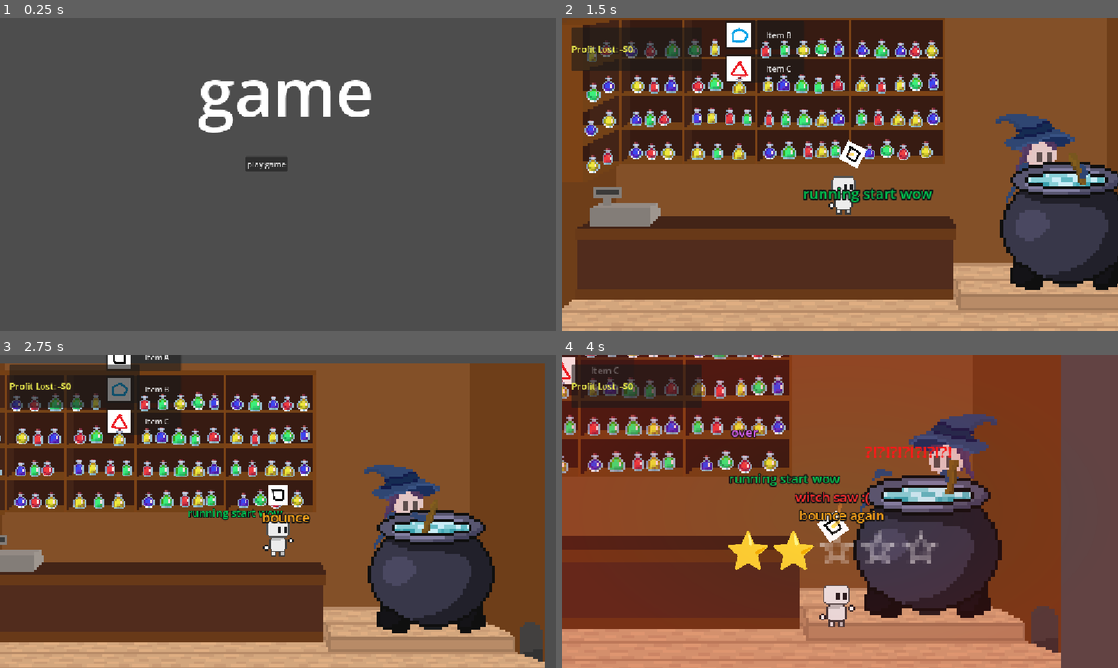
Above: before the commit, frames 1-4 (two rows, left to right).
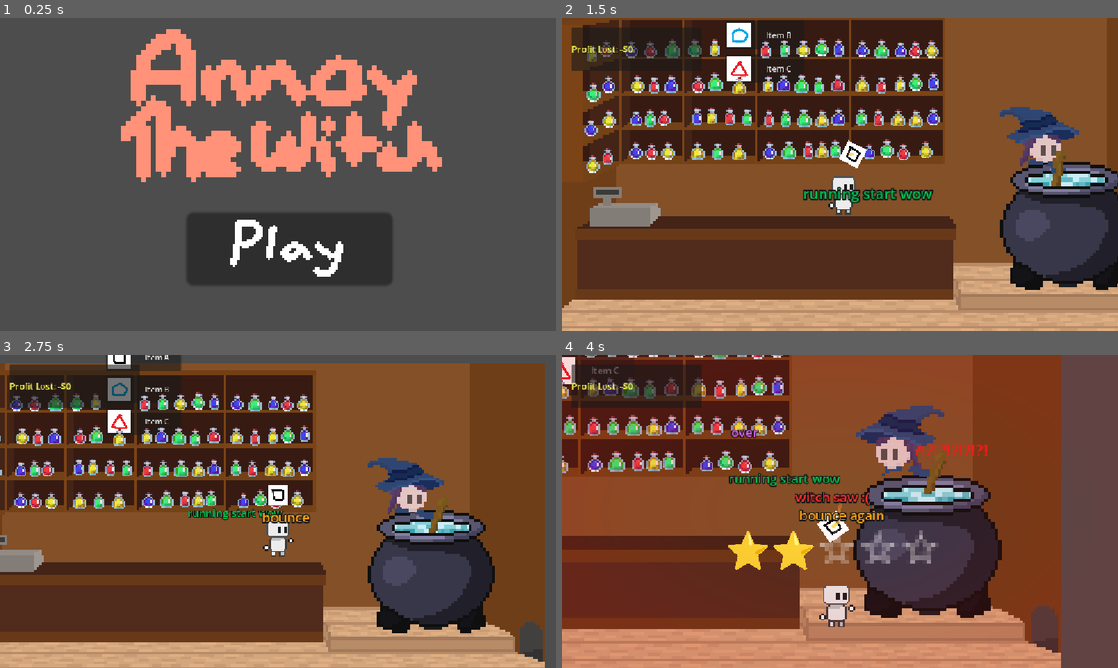
Above: after the commit, the same moments.

Repository: AntAntL/Jame-Gam-Oct2026_RAH
Game: Godot game, scene res://mainmenu.tscn
Two runs of this game, one before a commit and one after it. Both use one fixed random seed, a clock stepped at 60 frames per second and the inputs below. The engine's default icon, where the game draws it, is replaced by a stand-in: a white triangle on a blue panel in a dark square.
Inputs (mouse positions are in pixels of both pictures, inside the frame that each line leads up to; where the layout moved, square brackets give the same spot in the first picture):
- Up to frame 1 (0.25 s): no input
- Up to frame 2 (1.5 s): click (851, 249) [828, 165] at 0.5 s; tap Enter at 1.25 s; move the mouse to (962, 158) at 1.27 s; hold D (right) from 1.28 s (still down); tap F (throw) at 1.35 s; click (962, 158) at 1.42 s
- Up to frame 3 (2.75 s): tap W (jump) at 1.52, 1.82 s; release D (right) at 2 s; drag from (294, 508) to (439, 542) at 2.02 s
- Up to frame 4 (4 s): move the mouse to (895, 442) at 2.77 s; hold D (right) 2.78-3.5 s; tap F (throw) at 2.85 s; drag from (812, 574) to (673, 464) at 3.52 s

The runs differ from the first frame. In frame 1, 21% of the frame differs, in the area x 21-80%, y 3-86%; in frame 2, 1.6%; in frame 3, 1.4%; in frame 4, 3.6%.

Commit message:
Title Screen Change+Bug Fixes
-Witch misalignment
-Mixing misalignment
-Menu screen changes

Diff:
--- a/mainmenu.tscn
+++ b/mainmenu.tscn
@@ -1,6 +1,8 @@
 [gd_scene format=3 uid="uid://bk5veg4ru1mah"]
 
 [ext_resource type="Script" uid="uid://mcnf7eu76vh8" path="res://mainmenubutton.gd" id="1_cmhrf"]
+[ext_resource type="Texture2D" uid="uid://c1w8m1k6aqfir" path="res://Objects/Title+OtherUI/TitleScreen.png" id="2_wgsso"]
+[ext_resource type="Texture2D" uid="uid://dlt8enp8uf3jw" path="res://Objects/Title+OtherUI/PlayButton.png" id="3_igs2m"]
 
 [node name="Control" type="Control" unique_id=905747437]
 layout_mode = 3
@@ -10,22 +12,25 @@
 grow_horizontal = 2
 grow_vertical = 2
 
-[node name="Label" type="Label" parent="." unique_id=1675082349]
-layout_mode = 0
-offset_left = 410.0
-offset_top = 57.0
-offset_right = 775.0
-offset_bottom = 245.0
-theme_override_font_sizes/font_size = 137
-text = "game"
-
 [node name="Button" type="Button" parent="." unique_id=1936500792]
 layout_mode = 0
-offset_left = 508.0
-offset_top = 287.0
-offset_right = 596.0
-offset_bottom = 318.0
-text = "play game"
+offset_left = 386.0
+offset_top = 403.1384
+offset_right = 474.0
+offset_bottom = 434.1384
+scale = Vector2(4.8634543, 4.879134)
+text = "
+"
 script = ExtResource("1_cmhrf")
 
+[node name="TitleScreen" type="Sprite2D" parent="." unique_id=94670793]
+position = Vector2(582.8274, 171.00003)
+scale = Vector2(10.388118, 10.577885)
+texture = ExtResource("2_wgsso")
+
+[node name="PlayButton" type="Sprite2D" parent="." unique_id=2087041033]
+position = Vector2(599.00006, 472)
+scale = Vector2(4.863457, 4.879137)
+texture = ExtResource("3_igs2m")
+
 [connection signal="button_down" from="Button" to="Button" method="_on_button_down"]
--- a/witch.gd
+++ b/witch.gd
@@ -3,6 +3,7 @@
 @onready var sprite: Sprite2D = $Sprite2D
 @onready var timer: Timer = $Timer
 @onready var area: Area2D = $Area2D
+@onready var ap: AnimationPlayer = $MixingAnimation/AnimationPlayer
 
 var alert_label: Label
 var witch_looking: bool = false
@@ -23,6 +24,7 @@
 	alert_label.add_theme_font_size_override("font_size", 30)
 	alert_label.modulate = Color(1.0, 0.15, 0.15, 1.0)
 	add_child(alert_label)
+	ap.play("Mixing")
 
 func _physics_process(delta: float) -> void:
 	if game_over_triggered:
--- a/witch.tscn
+++ b/witch.tscn
@@ -1,7 +1,7 @@
 [gd_scene format=3 uid="uid://ujbbpqxivfeb"]
 
 [ext_resource type="Script" uid="uid://dgf7abhetk2k8" path="res://witch.gd" id="1_08n5d"]
-[ext_resource type="Texture2D" uid="uid://cdduchnicx2e0" path="res://Objects/Sprites/World/Unorganized/Witchhead.png" id="2_08n5d"]
+[ext_resource type="Texture2D" uid="uid://bwx6hu2j4vr2g" path="res://Objects/Sprites/World/Unorganized/WitchheadFix.png" id="2_tv1uk"]
 [ext_resource type="Texture2D" uid="uid://bs4uw4pnl4p7u" path="res://Objects/Sprites/World/Unorganized/WitchBrewAnimation.png" id="3_bv18x"]
 [ext_resource type="Texture2D" uid="uid://byve1jo4by4gr" path="res://Objects/Sprites/World/Unorganized/WitchBody.png" id="4_tv1uk"]
 
@@ -41,35 +41,114 @@
 "speed": 5.0
 }]
 
+[sub_resource type="Animation" id="Animation_tv1uk"]
+resource_name = "Mixing"
+length = 1.7
+loop_mode = 1
+tracks/0/type = "value"
+tracks/0/imported = false
+tracks/0/enabled = true
+tracks/0/path = NodePath(".:frame")
+tracks/0/interp = 1
+tracks/0/loop_wrap = true
+tracks/0/keys = {
+"times": PackedFloat32Array(0, 0.42, 0.8333333, 1.27),
+"transitions": PackedFloat32Array(1, 1, 1, 1),
+"update": 1,
+"values": [0, 1, 2, 3]
+}
+tracks/1/type = "value"
+tracks/1/imported = false
+tracks/1/enabled = true
+tracks/1/path = NodePath(".:position")
+tracks/1/interp = 1
+tracks/1/loop_wrap = true
+tracks/1/keys = {
+"times": PackedFloat32Array(0, 0.8333333),
+"transitions": PackedFloat32Array(1, 1),
+"update": 1,
+"values": [Vector2(33, 49), Vector2(-50, 49)]
+}
+
+[sub_resource type="Animation" id="Animation_10cfa"]
+length = 0.001
+tracks/0/type = "value"
+tracks/0/imported = false
+tracks/0/enabled = true
+tracks/0/path = NodePath(".:frame")
+tracks/0/interp = 1
+tracks/0/loop_wrap = true
+tracks/0/keys = {
+"times": PackedFloat32Array(0),
+"transitions": PackedFloat32Array(1),
+"update": 1,
+"values": [1]
+}
+tracks/1/type = "value"
+tracks/1/imported = false
+tracks/1/enabled = true
+tracks/1/path = NodePath(".:position")
+tracks/1/interp = 1
+tracks/1/loop_wrap = true
+tracks/1/keys = {
+"times": PackedFloat32Array(0),
+"transitions": PackedFloat32Array(1),
+"update": 0,
+"values": [Vector2(33, 49)]
+}
+
+[sub_resource type="AnimationLibrary" id="AnimationLibrary_10cfa"]
+_data = {
+&"Mixing": SubResource("Animation_tv1uk"),
+&"RESET": SubResource("Animation_10cfa")
+}
+
 [node name="Witch" type="CharacterBody2D" unique_id=2099214223]
 script = ExtResource("1_08n5d")
 
 [node name="Sprite2D" type="Sprite2D" parent="." unique_id=1264992220]
-position = Vector2(93.8, 55.800003)
+z_index = 4
+position = Vector2(-55, -49.999996)
 scale = Vector2(5.025, 5.025)
-texture = ExtResource("2_08n5d")
+texture = ExtResource("2_tv1uk")
+offset = Vector2(8.55, 0)
 
 [node name="Timer" type="Timer" parent="." unique_id=1514402148]
 wait_time = 5.0
 autostart = true
 
 [node name="Area2D" type="Area2D" parent="." unique_id=1058541788]
+position = Vector2(-55, -10)
 
 [node name="CollisionPolygon2D" type="CollisionPolygon2D" parent="Area2D" unique_id=167269010]
 polygon = PackedVector2Array(63, -38, 492, -206, 497, 184, 59, 16)
 
 [node name="Mixing" type="AnimatedSprite2D" parent="." unique_id=776794694]
+visible = false
 z_index = 3
-position = Vector2(82.00001, 44)
+position = Vector2(28, 41)
 scale = Vector2(4.19, 4.19)
 sprite_frames = SubResource("SpriteFrames_r300x")
 autoplay = "default"
 frame = 1
-frame_progress = 0.8202255
+frame_progress = 0.13005926
 
 [node name="WitchBody" type="Sprite2D" parent="." unique_id=496280296]
-position = Vector2(78.8, 43.8)
+position = Vector2(33, 38)
 scale = Vector2(4.34, 4.34)
 texture = ExtResource("4_tv1uk")
 
+[node name="MixingAnimation" type="Sprite2D" parent="." unique_id=717042272]
+z_index = 5
+position = Vector2(33, 49)
+scale = Vector2(4.840139, 4.840139)
+texture = ExtResource("3_bv18x")
+hframes = 4
+frame = 1
+
+[node name="AnimationPlayer" type="AnimationPlayer" parent="MixingAnimation" unique_id=1548887288]
+reset_on_save = false
+libraries/ = SubResource("AnimationLibrary_10cfa")
+speed_scale = 1.6
+
 [connection signal="timeout" from="Timer" to="." method="_on_timer_timeout"]
--- a/world.tscn
+++ b/world.tscn
@@ -51,7 +51,7 @@
 offset_bottom = 311.0
 
 [node name="Witch" parent="." unique_id=2099214223 instance=ExtResource("4_aqk2v")]
-position = Vector2(863, 377)
+position = Vector2(926, 374)
 
 [node name="CustomerSpawner" type="Node2D" parent="." unique_id=1086228455]
 position = Vector2(-20, 470)
Binary file added: Objects/Sprites/World/Interactable-Main/WitchheadFix.png
Not shown, added: Objects/Sprites/World/Interactable-Main/WitchheadFix.png.import
Binary file added: Objects/Sprites/World/Unorganized/WitchheadFix.png
Not shown, added: Objects/Sprites/World/Unorganized/WitchheadFix.png.import
